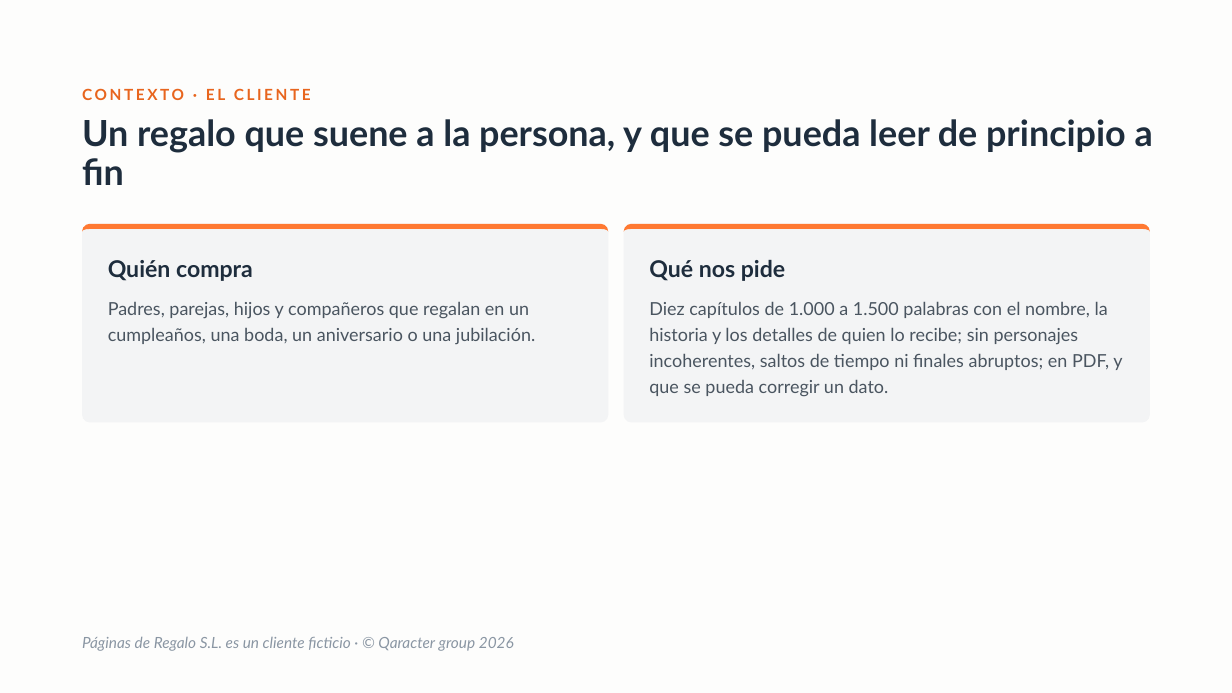
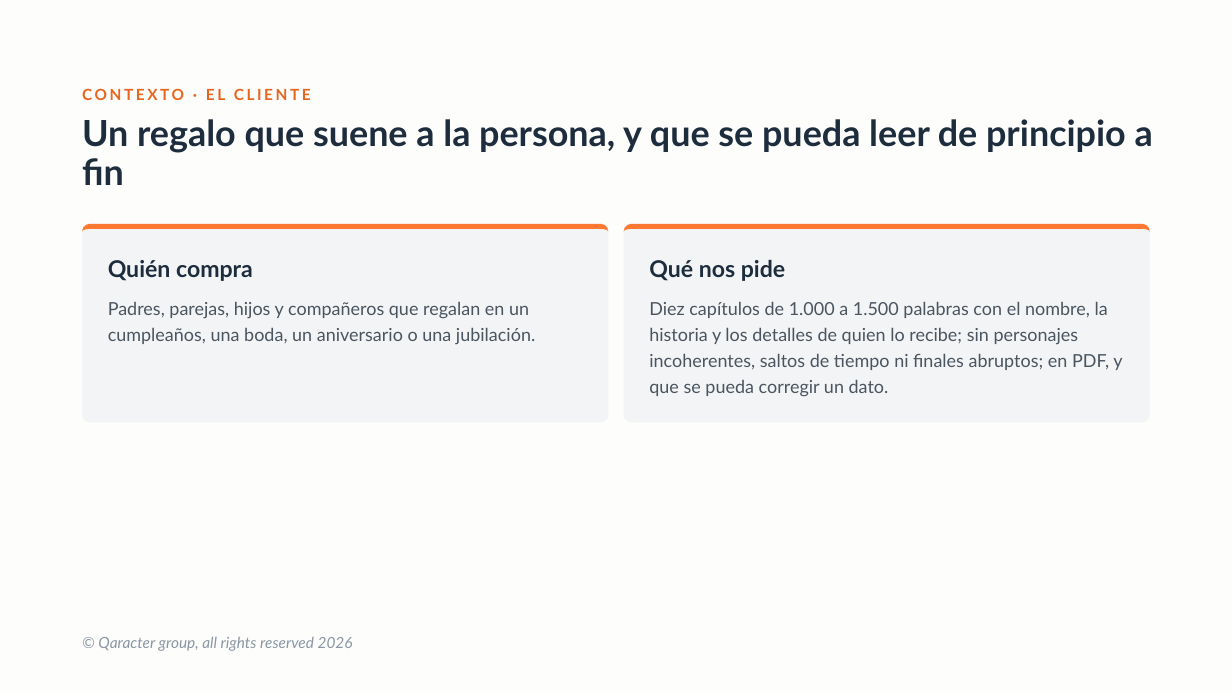
Before and after one commit to davidcalham12/My-story, a slide deck: slide 3 of presentacion/storymaker-deck.pptx. Drawn at 1232x693 pixels with LibreOffice and Linux fonts; fonts in the diff are those of the drawing. Boxes give left, top, right and bottom in pixels: in the first picture for what was removed or moved away, otherwise in the second. Text is boxed around its words. In the diff, an @@ line names an element or a change of style, - is before the commit and + after.

```diff
--- a/presentacion/storymaker-deck.pptx
+++ b/presentacion/storymaker-deck.pptx
@@ text at (x1=98, y1=637, x2=353, y2=651): text changed @@
-Páginas de Regalo S.L. es un cliente ficticio · © Qaracter group 2026
+© Qaracter group, all rights reserved 2026
```
Also in this commit, not shown: 2 other slides changed, 1 other file.
